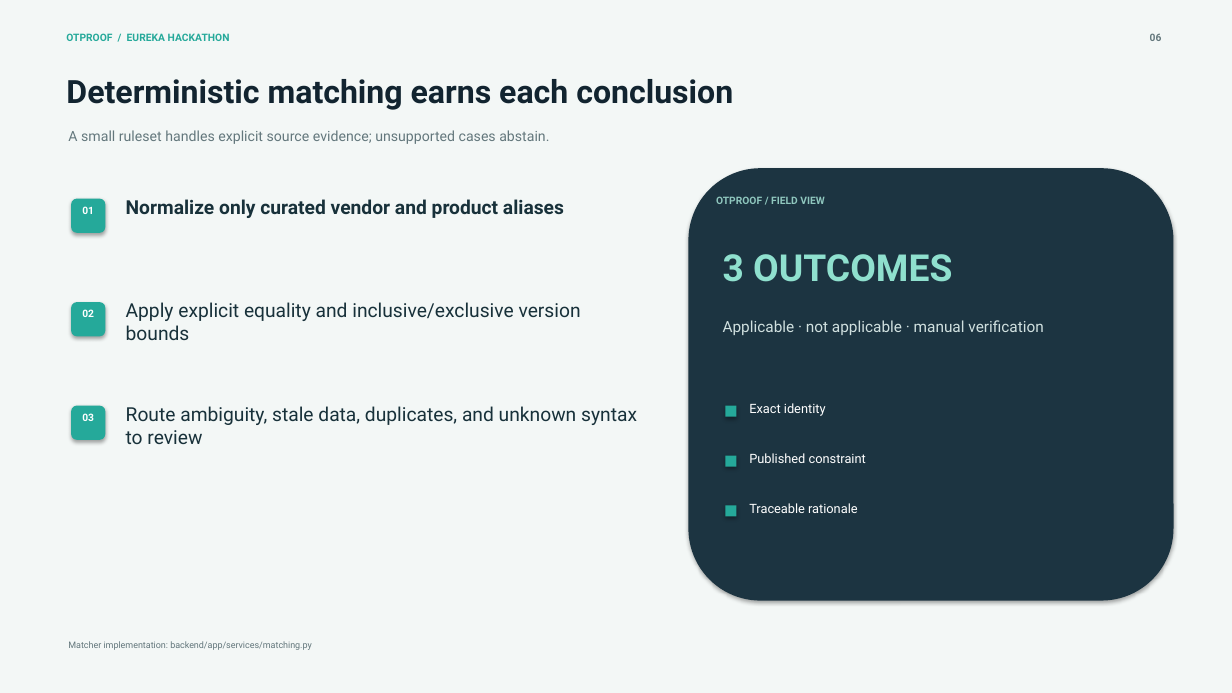
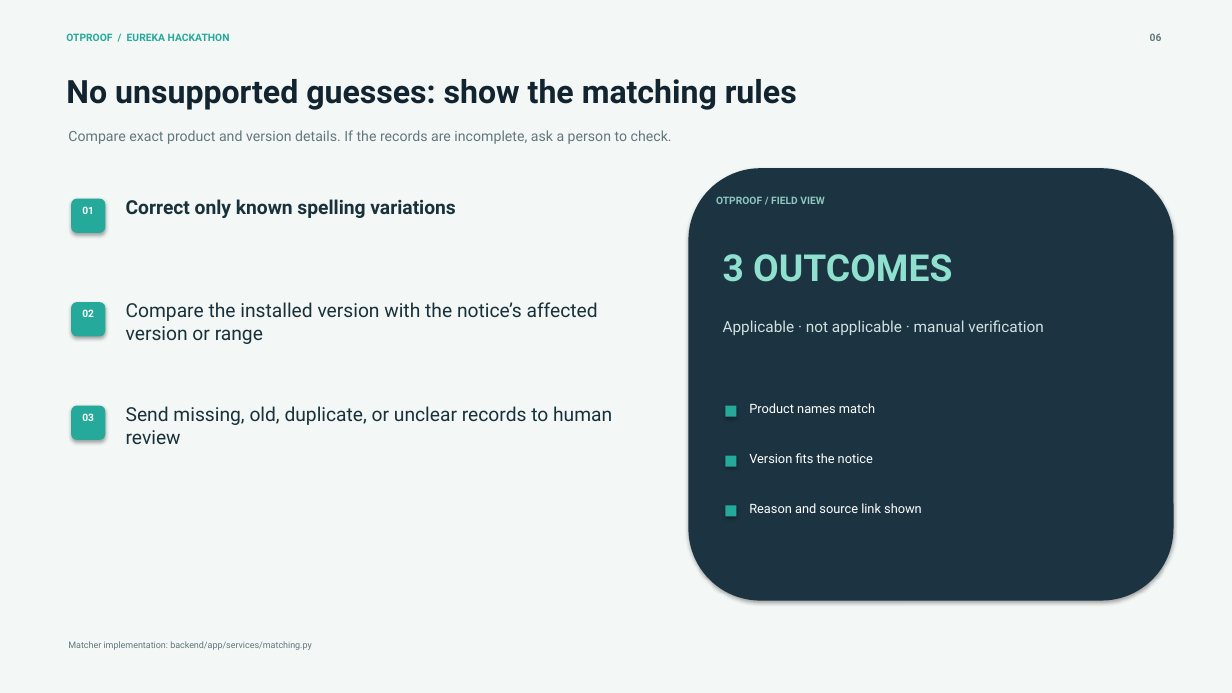
Before and after one commit to deepeshaiml/OTProof, a slide deck: slide 6 of OTProof_Pitch_Deck.pptx. Drawn at 1232x693 pixels with LibreOffice and Linux fonts; fonts in the diff are those of the drawing. Boxes give left, top, right and bottom in pixels: in the first picture for what was removed or moved away, otherwise in the second. Text is boxed around its words. In the diff, an @@ line names an element or a change of style, - is before the commit and + after.

```diff
--- a/OTProof_Pitch_Deck.pptx
+++ b/OTProof_Pitch_Deck.pptx
@@ text at (66, 79, 797, 110): text changed @@
-Deterministic matching earns each conclusion
+No unsupported guesses: show the matching rules
@@ text at (68, 130, 672, 144): text changed @@
-A small ruleset handles explicit source evidence; unsupported cases abstain.
+Compare exact product and version details. If the records are incomplete, ask a person to check.
@@ text at (126, 199, 455, 218): text changed @@
-Normalize only curated vendor and product aliases
+Correct only known spelling variations
@@ text at (126, 302, 598, 344): text changed @@
-Apply explicit equality and inclusive/exclusive version bounds
+Compare the installed version with the notice’s affected version or range
@@ text at (126, 406, 612, 444): text changed @@
-Route ambiguity, stale data, duplicates, and unknown syntax to review
+Send missing, old, duplicate, or unclear records to human review
@@ text at (749, 403, 875, 413): text changed @@
-Exact identity
+Product names match
@@ text at (749, 453, 873, 463): text changed @@
-Published constraint
+Version fits the notice
@@ text at (749, 503, 922, 513): text changed @@
-Traceable rationale
+Reason and source link shown
```
Also in this commit, not shown: 13 other slides changed, 1 slide added, 16 other files.
